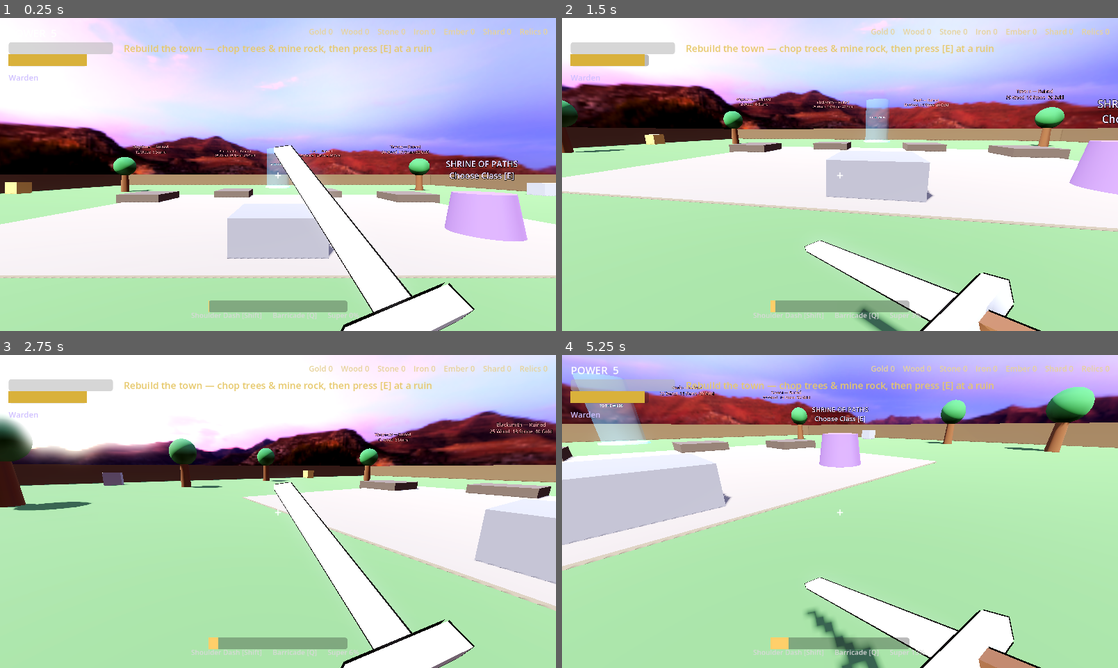
Above: before the commit, frames 1-4 (two rows, left to right).
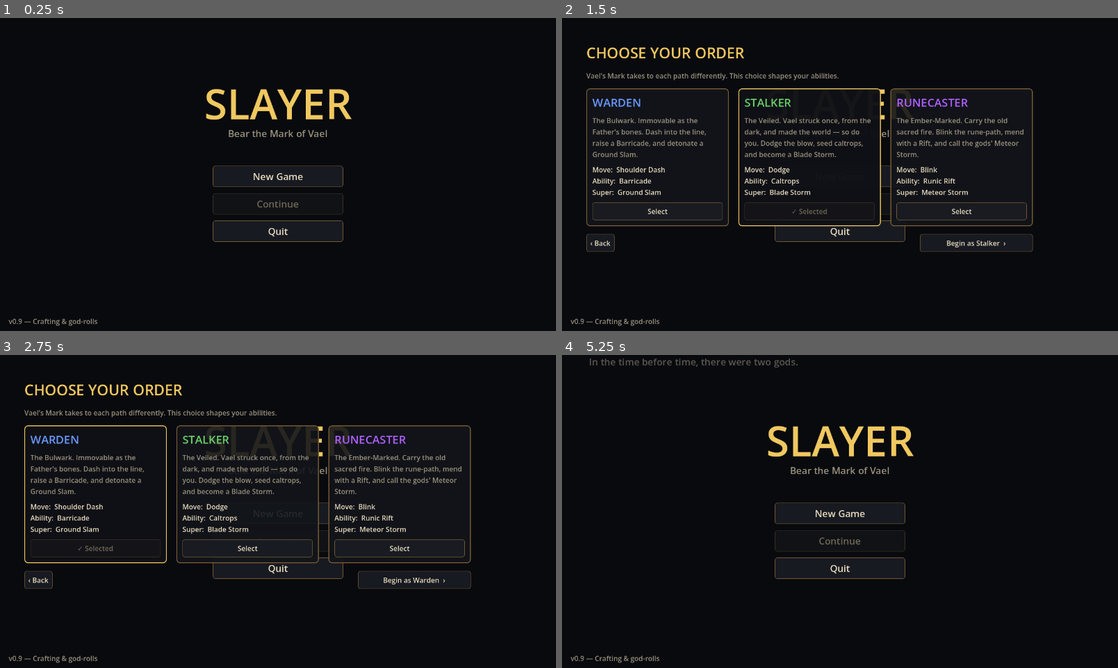
Above: after the commit, the same moments.

Repository: trevorvail3/Slayer
Game: Godot game, scene res://scenes/main_menu.tscn
Same seed, same stepped clock (60 frames per second), same inputs: the game is played once before the commit and once after it. Before the commit the project starts from res://scenes/hub.tscn.
Inputs (mouse positions are in pixels of both pictures, inside the frame that each line leads up to):
- Up to frame 1 (0.25 s): no input
- Up to frame 2 (1.5 s): click (840, 177) at 0.5 s, where only the run after the commit has a clickable "New Game"; click (812, 212) at 1.25 s, where only the run after the commit has a clickable "Select"
- Up to frame 3 (2.75 s): click (94, 549) at 2 s, where only the run after the commit has a clickable "Select"
- Up to frame 4 (5.25 s): click (962, 549) at 2.75 s, where only the run after the commit has a clickable "Select"; click (600, 580) at 3.5 s, where only the run after the commit has a clickable "‹ Back"; click (840, 514) at 4.25 s, where only the run after the commit has a clickable "New Game"; click (979, 580) at 5 s, where only the run after the commit has a clickable "Begin as Warden ›"

The runs differ from the first frame. In frame 1, 97% of the frame differs, in the area x 0-100%, y 0-100%; in frame 2, 97%; in frame 3, 97%; in frame 4, 99%.

Commit message:
UI overhaul phase 1: start menu, class-creation, story intro, dark-glass theme
Destiny-style front end + the mythic opening, on a new dark-glass+bronze theme.

- UITheme: reworked to 'dark-glass + bronze' (translucent panels, bronze trim
  that lights to gold, warm text) + palette constants and stylebox helpers that
  scripts reuse. Every existing menu re-skins from this one file.
- Main menu is now the boot scene (scenes/main_menu.tscn -> main_menu.gd):
  New Game / Continue (disabled without a save) / Quit.
- Character creation (character_create.gd): Destiny-style Order picker (Warden/
  Stalker/Runecaster) with select + Begin. The in-town Shrine remains as respec.
- Story intro (story_intro.gd): the creation myth as a fading opening after New
  Game, skippable, then into the world.
- Flow: Game.new_game(kind)/continue_game() + GameState.reset_new_game(kind).
- project.godot main scene -> main_menu.tscn (autoloads untouched).

Runnable: boot -> menu -> New Game -> choose Order -> intro -> town; Continue
resumes the save. HUD overhaul, menu polish, and the in-world guided tutorial
are the next phases.

Co-Authored-By: Claude Opus 4.8 <noreply@anthropic.com>
Claude-Session: https://claude.ai/code/session_011xvdugHrWLVux1b8MmCWe5

Diff:
--- a/autoload/game.gd
+++ b/autoload/game.gd
@@ -13,6 +13,20 @@
 	_setup_input()
 	if SaveManager.has_save():
 		SaveManager.load_game()
+
+## Start a fresh character with the chosen class, then enter the town.
+func new_game(class_kind: int) -> void:
+	GameState.reset_new_game(class_kind)
+	SaveManager.save_game()
+	menu_open = false
+	get_tree().change_scene_to_file(HUB_SCENE)
+
+## Resume the loaded save (already loaded on boot) and enter the town.
+func continue_game() -> void:
+	if SaveManager.has_save():
+		SaveManager.load_game()
+	menu_open = false
+	get_tree().change_scene_to_file(HUB_SCENE)
 
 func goto_hub() -> void:
 	SaveManager.save_game()
--- a/autoload/game_state.gd
+++ b/autoload/game_state.gd
@@ -42,6 +42,24 @@
 		it.power = 5
 		equipped[slot] = it
 	equipment_changed.emit()
+
+## Wipe progress for a brand-new character (New Game): clear gear/inventory/town/
+## resources, set the chosen class, and re-equip rusty starter gear.
+func reset_new_game(class_kind: int) -> void:
+	Catalog.ensure_built()
+	backpack.clear()
+	stash.clear()
+	equipped.clear()
+	resources = {"wood": 0, "stone": 0, "iron": 0, "emberdust": 0, "godshard": 0}
+	gold = 0
+	town = {}
+	relics_found = 0
+	player_class = class_kind
+	_equip_starter_gear()
+	backpack_changed.emit()
+	resources_changed.emit()
+	town_changed.emit()
+	class_changed.emit()
 
 # --- Inventory ---
 
--- a/project.godot
+++ b/project.godot
@@ -8,7 +8,7 @@
 
 config/name="Slayer"
 config/description="Fantasy first-person looter. Kill monsters, grab loot, raise your Power."
-run/main_scene="res://scenes/hub.tscn"
+run/main_scene="res://scenes/main_menu.tscn"
 config/features=PackedStringArray("4.7", "Forward Plus")
 
 [autoload]
--- /dev/null
+++ b/scenes/main_menu.tscn
@@ -0,0 +1,8 @@
+[gd_scene load_steps=2 format=3 uid="uid://slayermenu001"]
+
+[ext_resource type="Script" path="res://scripts/ui/main_menu.gd" id="1_menu"]
+
+[node name="MainMenu" type="Control"]
+layout_mode = 3
+anchors_preset = 15
+script = ExtResource("1_menu")
--- /dev/null
+++ b/scripts/ui/character_create.gd
@@ -0,0 +1,130 @@
+class_name CharacterCreateUI
+extends Control
+
+## Destiny-style character creation: pick your Order (class) before the world
+## begins. Emits `chosen(kind)` when the player confirms, `cancelled` on Back.
+
+signal chosen(kind: int)
+signal cancelled
+
+const ORDERS := [ClassDefs.Kind.WARDEN, ClassDefs.Kind.STALKER, ClassDefs.Kind.RUNECASTER]
+
+var _selected: int = ClassDefs.Kind.WARDEN
+var _row: HBoxContainer
+var _begin_btn: Button
+
+func _ready() -> void:
+	_build()
+
+func _build() -> void:
+	theme = UITheme.get_theme()
+	set_anchors_preset(Control.PRESET_FULL_RECT)
+	mouse_filter = Control.MOUSE_FILTER_STOP
+
+	var bg := ColorRect.new()
+	bg.color = UITheme.BG_DEEP
+	bg.set_anchors_preset(Control.PRESET_FULL_RECT)
+	bg.mouse_filter = Control.MOUSE_FILTER_IGNORE
+	add_child(bg)
+
+	var margin := MarginContainer.new()
+	margin.set_anchors_preset(Control.PRESET_FULL_RECT)
+	for side in ["margin_left", "margin_right", "margin_top", "margin_bottom"]:
+		margin.add_theme_constant_override(side, 56)
+	add_child(margin)
+
+	var col := VBoxContainer.new()
+	col.add_theme_constant_override("separation", 18)
+	margin.add_child(col)
+
+	var title := Label.new()
+	title.text = "CHOOSE YOUR ORDER"
+	title.add_theme_font_size_override("font_size", 34)
+	title.add_theme_color_override("font_color", UITheme.GOLD)
+	col.add_child(title)
+
+	var sub := Label.new()
+	sub.text = "Vael's Mark takes to each path differently. This choice shapes your abilities."
+	sub.add_theme_color_override("font_color", UITheme.TEXT_DIM)
+	col.add_child(sub)
+
+	_row = HBoxContainer.new()
+	_row.add_theme_constant_override("separation", 22)
+	_row.size_flags_vertical = Control.SIZE_EXPAND_FILL
+	col.add_child(_row)
+
+	var footer := HBoxContainer.new()
+	footer.add_theme_constant_override("separation", 16)
+	col.add_child(footer)
+	var back := Button.new()
+	back.text = "‹ Back"
+	back.pressed.connect(_on_back)
+	footer.add_child(back)
+	var spacer := Control.new()
+	spacer.size_flags_horizontal = Control.SIZE_EXPAND_FILL
+	footer.add_child(spacer)
+	_begin_btn = Button.new()
+	_begin_btn.custom_minimum_size = Vector2(260, 0)
+	_begin_btn.pressed.connect(_on_begin)
+	footer.add_child(_begin_btn)
+
+	_refresh()
+
+func _refresh() -> void:
+	if _row == null:
+		return
+	for c in _row.get_children():
+		c.queue_free()
+	for k in ORDERS:
+		_row.add_child(_class_card(k))
+	var d := ClassDefs.get_def(_selected)
+	_begin_btn.text = "Begin as %s  ›" % d["name"]
+
+func _class_card(k: int) -> Control:
+	var d := ClassDefs.get_def(k)
+	var chosen_now := k == _selected
+	var card := PanelContainer.new()
+	card.size_flags_horizontal = Control.SIZE_EXPAND_FILL
+	card.size_flags_vertical = Control.SIZE_EXPAND_FILL
+	var fill: Color = UITheme.PANEL_SOLID if chosen_now else UITheme.PANEL
+	var border: Color = UITheme.GOLD if chosen_now else UITheme.BRONZE
+	card.add_theme_stylebox_override("panel", UITheme.glass_panel(fill, border))
+
+	var v := VBoxContainer.new()
+	v.add_theme_constant_override("separation", 12)
+	card.add_child(v)
+
+	var name_lbl := Label.new()
+	name_lbl.text = String(d["name"]).to_upper()
+	name_lbl.add_theme_font_size_override("font_size", 26)
+	name_lbl.add_theme_color_override("font_color", d["color"])
+	v.add_child(name_lbl)
+
+	var blurb := Label.new()
+	blurb.text = String(d["blurb"])
+	blurb.autowrap_mode = TextServer.AUTOWRAP_WORD_SMART
+	blurb.custom_minimum_size = Vector2(300, 0)
+	blurb.size_flags_vertical = Control.SIZE_EXPAND_FILL
+	blurb.add_theme_color_override("font_color", UITheme.TEXT_DIM)
+	v.add_child(blurb)
+
+	var kit := Label.new()
+	kit.text = "Move:  %s\nAbility:  %s\nSuper:  %s" % [d["move_name"], d["ability_name"], d["super_name"]]
+	v.add_child(kit)
+
+	var pick := Button.new()
+	pick.text = "✓ Selected" if chosen_now else "Select"
+	pick.disabled = chosen_now
+	pick.pressed.connect(_select.bind(k))
+	v.add_child(pick)
+	return card
+
+func _select(k: int) -> void:
+	_selected = k
+	_refresh()
+
+func _on_begin() -> void:
+	chosen.emit(_selected)
+
+func _on_back() -> void:
+	cancelled.emit()
--- /dev/null
+++ b/scripts/ui/main_menu.gd
@@ -0,0 +1,113 @@
+class_name MainMenu
+extends Control
+
+## The start screen (boot scene). Title + New Game / Continue / Quit.
+## New Game → choose your Order → story intro → the world.
+## Continue → resume the save. All dark-glass + bronze via UITheme.
+
+var _pending_kind: int = ClassDefs.Kind.WARDEN
+var _overlay: Control      # character-create or story-intro, when shown
+
+func _ready() -> void:
+	Input.mouse_mode = Input.MOUSE_MODE_VISIBLE
+	Game.menu_open = true
+	_build()
+
+func _build() -> void:
+	theme = UITheme.get_theme()
+	set_anchors_preset(Control.PRESET_FULL_RECT)
+
+	var bg := ColorRect.new()
+	bg.color = UITheme.BG_DEEP
+	bg.set_anchors_preset(Control.PRESET_FULL_RECT)
+	bg.mouse_filter = Control.MOUSE_FILTER_IGNORE
+	add_child(bg)
+
+	# Title block, upper third.
+	var title := Label.new()
+	title.text = "SLAYER"
+	title.horizontal_alignment = HORIZONTAL_ALIGNMENT_CENTER
+	title.add_theme_font_size_override("font_size", 96)
+	title.add_theme_color_override("font_color", UITheme.GOLD)
+	title.set_anchors_preset(Control.PRESET_TOP_WIDE)
+	title.offset_top = 130
+	title.mouse_filter = Control.MOUSE_FILTER_IGNORE
+	add_child(title)
+
+	var subtitle := Label.new()
+	subtitle.text = "Bear the Mark of Vael"
+	subtitle.horizontal_alignment = HORIZONTAL_ALIGNMENT_CENTER
+	subtitle.add_theme_font_size_override("font_size", 22)
+	subtitle.add_theme_color_override("font_color", UITheme.TEXT_DIM)
+	subtitle.set_anchors_preset(Control.PRESET_TOP_WIDE)
+	subtitle.offset_top = 250
+	subtitle.mouse_filter = Control.MOUSE_FILTER_IGNORE
+	add_child(subtitle)
+
+	# Button column, centered.
+	var col := VBoxContainer.new()
+	col.add_theme_constant_override("separation", 14)
+	col.set_anchors_preset(Control.PRESET_CENTER)
+	col.position = Vector2(-150, -20)
+	col.custom_minimum_size = Vector2(300, 0)
+	add_child(col)
+
+	var new_btn := _menu_button("New Game")
+	new_btn.pressed.connect(_on_new_game)
+	col.add_child(new_btn)
+
+	var cont_btn := _menu_button("Continue")
+	cont_btn.disabled = not SaveManager.has_save()
+	cont_btn.pressed.connect(_on_continue)
+	col.add_child(cont_btn)
+
+	var quit_btn := _menu_button("Quit")
+	quit_btn.pressed.connect(_on_quit)
+	col.add_child(quit_btn)
+
+	var version := Label.new()
+	version.text = "v0.9 — Crafting & god-rolls"
+	version.add_theme_color_override("font_color", UITheme.TEXT_DIM)
+	version.set_anchors_preset(Control.PRESET_BOTTOM_LEFT)
+	version.position = Vector2(20, -34)
+	version.mouse_filter = Control.MOUSE_FILTER_IGNORE
+	add_child(version)
+
+func _menu_button(text: String) -> Button:
+	var b := Button.new()
+	b.text = text
+	b.custom_minimum_size = Vector2(300, 46)
+	b.add_theme_font_size_override("font_size", 22)
+	return b
+
+func _on_new_game() -> void:
+	var cc := CharacterCreateUI.new()
+	cc.chosen.connect(_on_class_chosen)
+	cc.cancelled.connect(_close_overlay)
+	_show_overlay(cc)
+
+func _on_class_chosen(kind: int) -> void:
+	_pending_kind = kind
+	_close_overlay()
+	var intro := StoryIntro.new()
+	intro.finished.connect(_on_intro_finished)
+	_show_overlay(intro)
+
+func _on_intro_finished() -> void:
+	Game.new_game(_pending_kind)
+
+func _on_continue() -> void:
+	Game.continue_game()
+
+func _on_quit() -> void:
+	get_tree().quit()
+
+func _show_overlay(node: Control) -> void:
+	_close_overlay()
+	_overlay = node
+	add_child(node)
+
+func _close_overlay() -> void:
+	if _overlay != null and is_instance_valid(_overlay):
+		_overlay.queue_free()
+	_overlay = null
--- /dev/null
+++ b/scripts/ui/story_intro.gd
@@ -0,0 +1,101 @@
+class_name StoryIntro
+extends Control
+
+## The opening: the creation myth and who you are, as a stylized fading screen.
+## Emits `finished` when the player continues past it. Bones of the narrative —
+## later this can become a fuller cinematic; for now it sets the world + your role.
+
+signal finished
+
+const LINES := [
+	"In the time before time, there were two gods.",
+	"Vael, of the dark.   Aldmar, of the light.",
+	"She struck him down — once, from the shadow —",
+	"and his vast body became the world: Aldermoor.",
+	"",
+	"Why she did it, no one agrees. That wound of a question",
+	"split mankind into warring faiths, and the faiths into war.",
+	"",
+	"You are a Slayer, marked by Vael's own hand —",
+	"a mortal who fights like a demigod.",
+	"",
+	"The Reach is restless. Take up your blade.",
+]
+
+var _body: VBoxContainer
+var _continue: Button
+var _tween: Tween
+
+func _ready() -> void:
+	_build()
+	_play()
+
+func _build() -> void:
+	theme = UITheme.get_theme()
+	set_anchors_preset(Control.PRESET_FULL_RECT)
+	mouse_filter = Control.MOUSE_FILTER_STOP
+
+	var bg := ColorRect.new()
+	bg.color = Color(0.01, 0.01, 0.02, 1.0)
+	bg.set_anchors_preset(Control.PRESET_FULL_RECT)
+	bg.mouse_filter = Control.MOUSE_FILTER_IGNORE
+	add_child(bg)
+
+	var center := CenterContainer.new()
+	center.set_anchors_preset(Control.PRESET_FULL_RECT)
+	add_child(center)
+
+	var col := VBoxContainer.new()
+	col.add_theme_constant_override("separation", 10)
+	center.add_child(col)
+
+	_body = VBoxContainer.new()
+	_body.add_theme_constant_override("separation", 8)
+	col.add_child(_body)
+	for line in LINES:
+		var l := Label.new()
+		l.text = line
+		l.horizontal_alignment = HORIZONTAL_ALIGNMENT_CENTER
+		l.add_theme_font_size_override("font_size", 22)
+		l.add_theme_color_override("font_color", UITheme.TEXT)
+		l.modulate.a = 0.0
+		_body.add_child(l)
+
+	var pad := Control.new()
+	pad.custom_minimum_size = Vector2(0, 24)
+	col.add_child(pad)
+
+	_continue = Button.new()
+	_continue.text = "Take up your blade  ›"
+	_continue.custom_minimum_size = Vector2(280, 0)
+	_continue.modulate.a = 0.0
+	_continue.pressed.connect(_finish)
+	var wrap := CenterContainer.new()
+	wrap.add_child(_continue)
+	col.add_child(wrap)
+
+	var skip := Button.new()
+	skip.text = "Skip"
+	skip.flat = true
+	skip.set_anchors_preset(Control.PRESET_BOTTOM_RIGHT)
+	skip.position = Vector2(-110, -56)
+	skip.add_theme_color_override("font_color", UITheme.TEXT_DIM)
+	skip.pressed.connect(_finish)
+	add_child(skip)
+
+## Fade the lines in one after another, then reveal the Continue button.
+func _play() -> void:
+	_tween = create_tween()
+	for l in _body.get_children():
+		var label := l as Label
+		if label.text == "":
+			_tween.tween_interval(0.12)
+			continue
+		_tween.tween_property(label, "modulate:a", 1.0, 0.5)
+		_tween.tween_interval(0.25)
+	_tween.tween_property(_continue, "modulate:a", 1.0, 0.6)
+
+func _finish() -> void:
+	if _tween and _tween.is_valid():
+		_tween.kill()
+	finished.emit()
--- a/scripts/ui/ui_theme.gd
+++ b/scripts/ui/ui_theme.gd
@@ -1,8 +1,25 @@
 class_name UITheme
 extends RefCounted
 
-## A shared, code-built Theme so every menu reads as one bronze-age set: parchment
-## text, aged-bronze buttons, dark panels. Cached; assign to a Control's `theme`.
+## Shared, code-built Theme + palette so every screen reads as one set:
+## "Destiny dark-glass + bronze" — dark translucent panels, aged-bronze trim that
+## lights to gold on focus, warm parchment text. Cached; assign to a Control.theme.
+## Scripts also read the color constants below so HUD/menus stay consistent.
+
+# --- Palette (scripts reference these directly) ---
+const BG_DEEP := Color(0.035, 0.04, 0.055, 1.0)     # behind everything
+const PANEL := Color(0.07, 0.08, 0.10, 0.90)        # glass panel fill
+const PANEL_SOLID := Color(0.06, 0.065, 0.085, 0.97)
+const PANEL_INNER := Color(0.10, 0.11, 0.135, 0.92) # buttons / inset rows
+const BRONZE := Color("7a5f36")                     # resting trim
+const BRONZE_LIT := Color("caa24c")                 # hover/active trim
+const GOLD := Color("f0c860")                       # accent / headings
+const TEXT := Color("e8dcc0")                       # primary text
+const TEXT_DIM := Color("9a927e")                   # secondary text
+const DANGER := Color("d0574a")
+const HEALTH := Color("d0574a")
+const STAMINA := Color("d9b13b")
+const SUPER := Color("ffcf6a")
 
 static var _theme: Theme
 
@@ -10,48 +27,63 @@
 	if _theme != null:
 		return _theme
 	var t := Theme.new()
-	t.default_font_size = 18
+	t.default_font_size = 16
 
-	# Panels (menu backgrounds)
-	var panel := StyleBoxFlat.new()
-	panel.bg_color = Color(0.06, 0.05, 0.04, 0.94)
-	panel.set_border_width_all(2)
-	panel.border_color = Color("6a5a3a")
-	panel.set_corner_radius_all(6)
-	panel.set_content_margin_all(12)
+	# Panels (menu backgrounds / cards)
+	var panel := _glass(PANEL, BRONZE, 2, 8, 14)
 	t.set_stylebox("panel", "PanelContainer", panel)
+	t.set_stylebox("panel", "Panel", panel)
 
-	# Buttons
-	var btn := StyleBoxFlat.new()
-	btn.bg_color = Color("2a2620")
-	btn.set_border_width_all(1)
-	btn.border_color = Color("6a5a3a")
-	btn.set_corner_radius_all(4)
-	btn.set_content_margin_all(7)
+	# Buttons — dark glass that lights to gold on hover/focus
+	var btn := _glass(PANEL_INNER, BRONZE, 1, 5, 9)
 	t.set_stylebox("normal", "Button", btn)
-	var btn_hover := btn.duplicate() as StyleBoxFlat
-	btn_hover.bg_color = Color("3a342a")
-	btn_hover.border_color = Color("c9a24a")
+	var btn_hover := _glass(Color(0.15, 0.15, 0.16, 0.95), BRONZE_LIT, 1, 5, 9)
 	t.set_stylebox("hover", "Button", btn_hover)
-	var btn_pressed := btn.duplicate() as StyleBoxFlat
-	btn_pressed.bg_color = Color("4a4030")
+	var btn_focus := _glass(Color(0.13, 0.13, 0.15, 0.95), BRONZE_LIT, 2, 5, 9)
+	t.set_stylebox("focus", "Button", btn_focus)
+	var btn_pressed := _glass(Color(0.20, 0.17, 0.10, 0.98), GOLD, 1, 5, 9)
 	t.set_stylebox("pressed", "Button", btn_pressed)
-	var btn_disabled := btn.duplicate() as StyleBoxFlat
-	btn_disabled.bg_color = Color(0.15, 0.14, 0.12, 0.7)
-	btn_disabled.border_color = Color("40382a")
+	var btn_disabled := _glass(Color(0.09, 0.09, 0.10, 0.6), Color("3a352a"), 1, 5, 9)
 	t.set_stylebox("disabled", "Button", btn_disabled)
-	t.set_color("font_color", "Button", Color("e8dcc0"))
-	t.set_color("font_hover_color", "Button", Color("ffe8b0"))
-	t.set_color("font_disabled_color", "Button", Color("7a7060"))
+	t.set_color("font_color", "Button", TEXT)
+	t.set_color("font_hover_color", "Button", GOLD)
+	t.set_color("font_focus_color", "Button", GOLD)
+	t.set_color("font_pressed_color", "Button", GOLD)
+	t.set_color("font_disabled_color", "Button", Color("6f6858"))
 
-	# Labels
-	t.set_color("font_color", "Label", Color("e8dcc0"))
+	# Labels / checkboxes
+	t.set_color("font_color", "Label", TEXT)
+	t.set_color("font_color", "CheckBox", TEXT)
+	t.set_color("font_hover_color", "CheckBox", GOLD)
 
-	# Progress bars (fill/background)
+	# Progress bars
 	var bar_bg := StyleBoxFlat.new()
-	bar_bg.bg_color = Color(0.1, 0.09, 0.08, 0.85)
+	bar_bg.bg_color = Color(0.02, 0.02, 0.03, 0.9)
+	bar_bg.set_border_width_all(1)
+	bar_bg.border_color = Color(0, 0, 0, 0.6)
 	bar_bg.set_corner_radius_all(3)
 	t.set_stylebox("background", "ProgressBar", bar_bg)
 
 	_theme = t
 	return t
+
+## A reusable dark-glass StyleBoxFlat with a bronze border.
+static func _glass(fill: Color, border: Color, border_w: int, radius: int, pad: int) -> StyleBoxFlat:
+	var s := StyleBoxFlat.new()
+	s.bg_color = fill
+	s.set_border_width_all(border_w)
+	s.border_color = border
+	s.set_corner_radius_all(radius)
+	s.set_content_margin_all(pad)
+	return s
+
+## Convenience for scripts that want a glass panel background node.
+static func glass_panel(fill := PANEL, border := BRONZE) -> StyleBoxFlat:
+	return _glass(fill, border, 2, 8, 14)
+
+## A colored fill stylebox for a ProgressBar (health/stamina/super, etc.).
+static func bar_fill(color: Color) -> StyleBoxFlat:
+	var s := StyleBoxFlat.new()
+	s.bg_color = color
+	s.set_corner_radius_all(3)
+	return s
Not shown, changed: docs/Milestone Log.md
